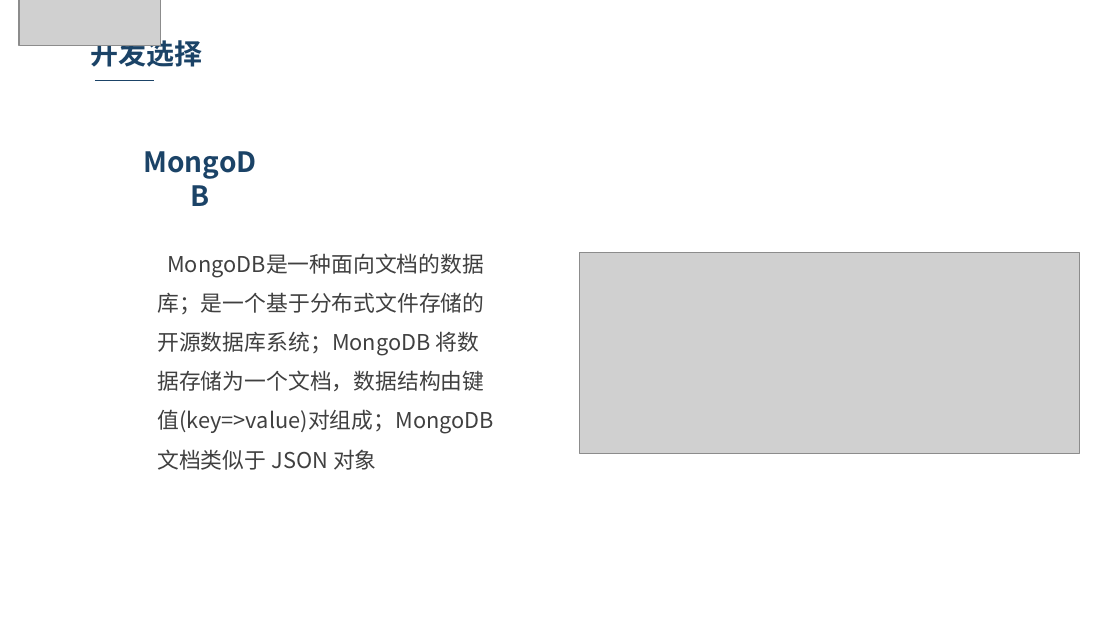
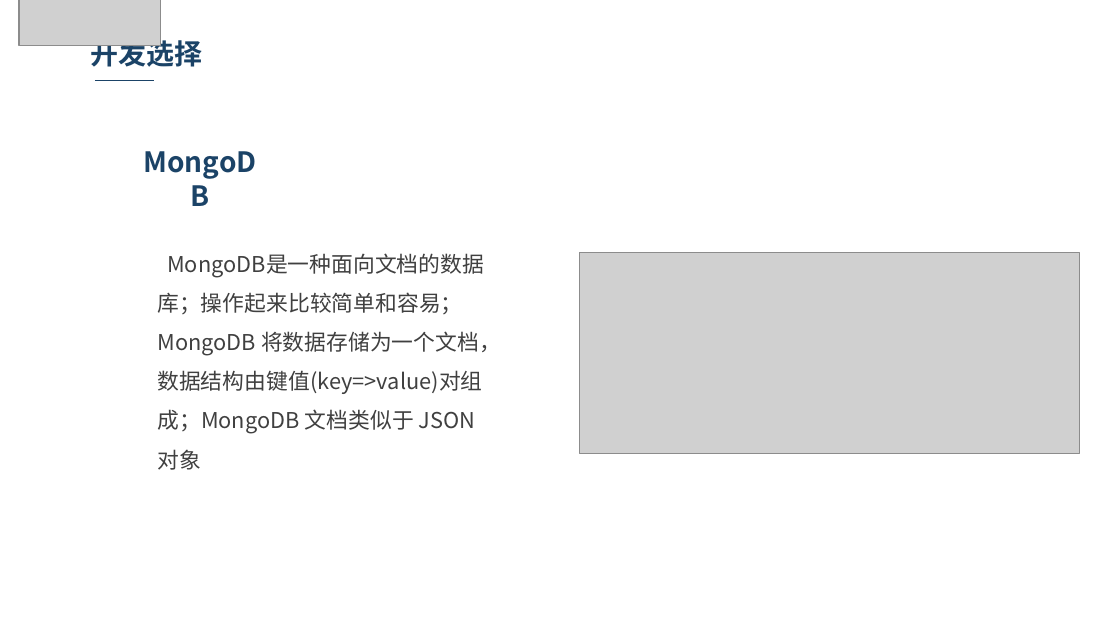
Before and after one commit to githubjf1104/graduation-project, a slide deck: slide 9 of document/论文答辩PPT.pptx. Drawn at 1120x630 pixels with LibreOffice and Linux fonts; fonts in the diff are those of the drawing; grey boxes stand for pictures; background and template pictures are left out. Boxes give left, top, right and bottom in pixels: in the first picture for what was removed or moved away, otherwise in the second. Text is boxed around its words. In the diff, an @@ line names an element or a change of style, - is before the commit and + after.

Commit message:
修改文档

```diff
--- a/document/论文答辩PPT.pptx
+++ b/document/论文答辩PPT.pptx
@@ text at [157,292,501,434]: text changed @@
-MongoDB是一种面向文档的数据库；是一个基于分布式文件存储的开源数据库系统；MongoDB 将数据存储为一个文档，数据结构由键值(key=>value)对组成；MongoDB 文档类似于 JSON 对象
+MongoDB是一种面向文档的数据库；操作起来比较简单和容易；MongoDB 将数据存储为一个文档，数据结构由键值(key=>value)对组成；MongoDB 文档类似于 JSON 对象
```
Also in this commit, not shown: 1 other slide changed, 2 other files.
